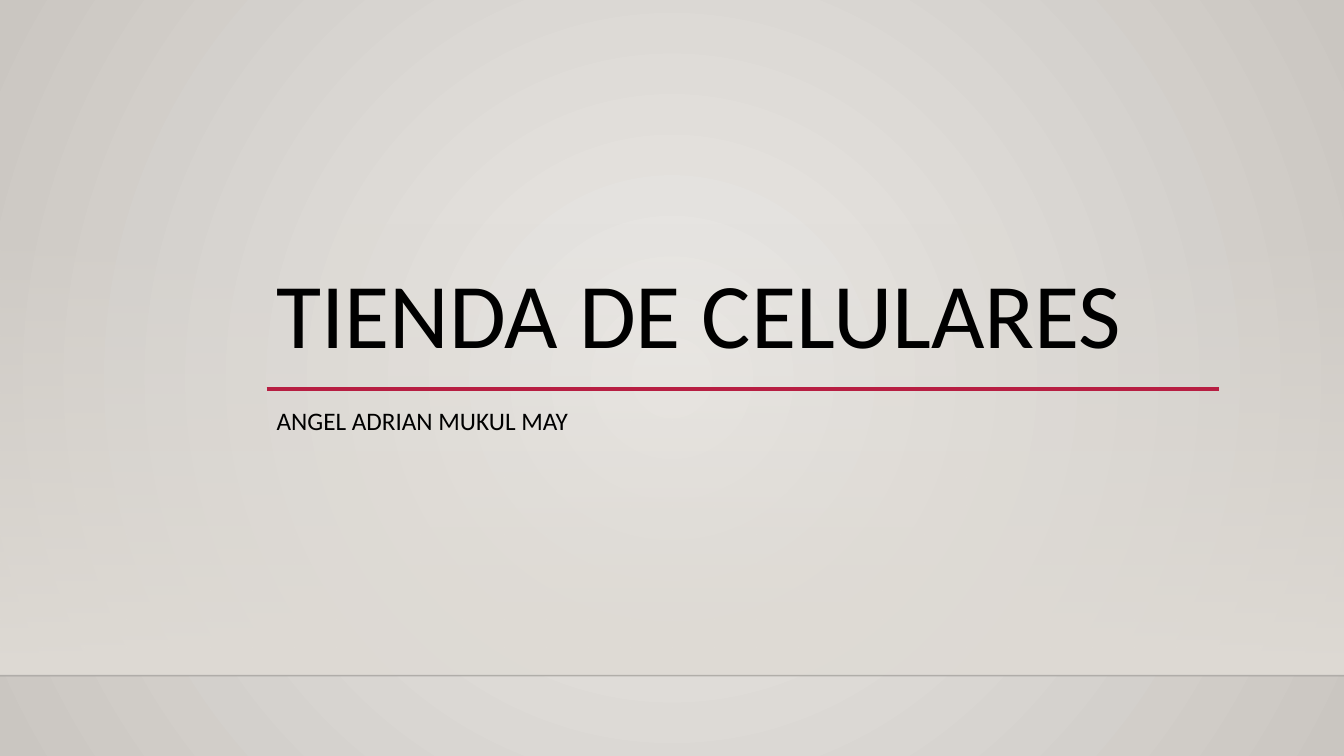
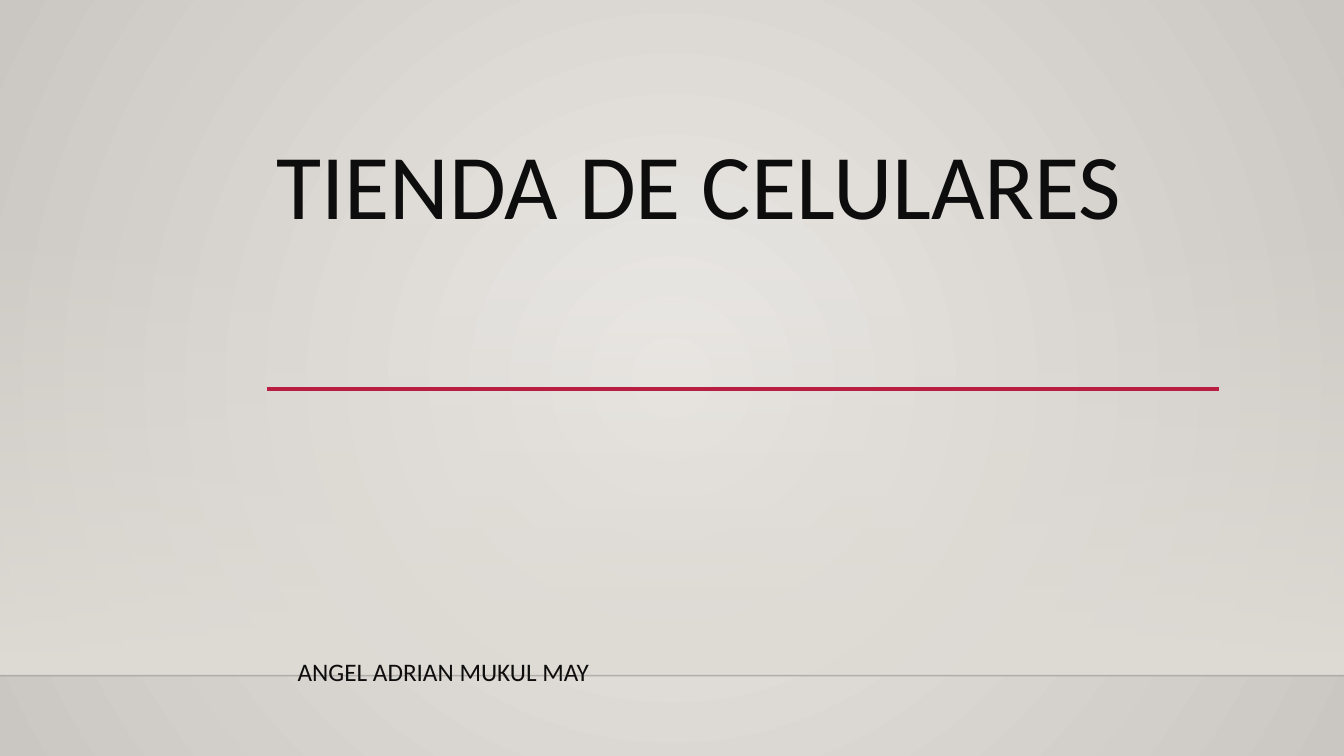
Before and after one commit to AngelMukulMay/TiendaCelulares2, a slide deck: slide 1 of Tienda de celulares.pptx. Drawn at 1344x756 pixels with LibreOffice and Linux fonts; fonts in the diff are those of the drawing; background and template pictures are left out. Boxes give left, top, right and bottom in pixels: in the first picture for what was removed or moved away, otherwise in the second. Text is boxed around its words. In the diff, an @@ line names an element or a change of style, - is before the commit and + after.

```diff
--- a/Tienda de celulares.pptx
+++ b/Tienda de celulares.pptx
@@ title "TIENDA DE CELULARES": place and size @@
-title "TIENDA DE CELULARES" at (277, 288, 1121, 349)
+title "TIENDA DE CELULARES" at (277, 159, 1121, 220)
@@ title "TIENDA DE CELULARES" at (277, 159, 1121, 220): text colour #000000 to #0D0D0D @@
@@ subtitle "ANGEL ADRIAN MUKUL MAY" at (298, 664, 589, 681): text colour #000000 to #0D0D0D @@
@@ subtitle "ANGEL ADRIAN MUKUL MAY": place and size @@
-subtitle "ANGEL ADRIAN MUKUL MAY" at (277, 413, 568, 430)
+subtitle "ANGEL ADRIAN MUKUL MAY" at (298, 664, 589, 681)
```
Also in this commit, not shown: 3 other slides changed, 2 slides added, 16 other files.
